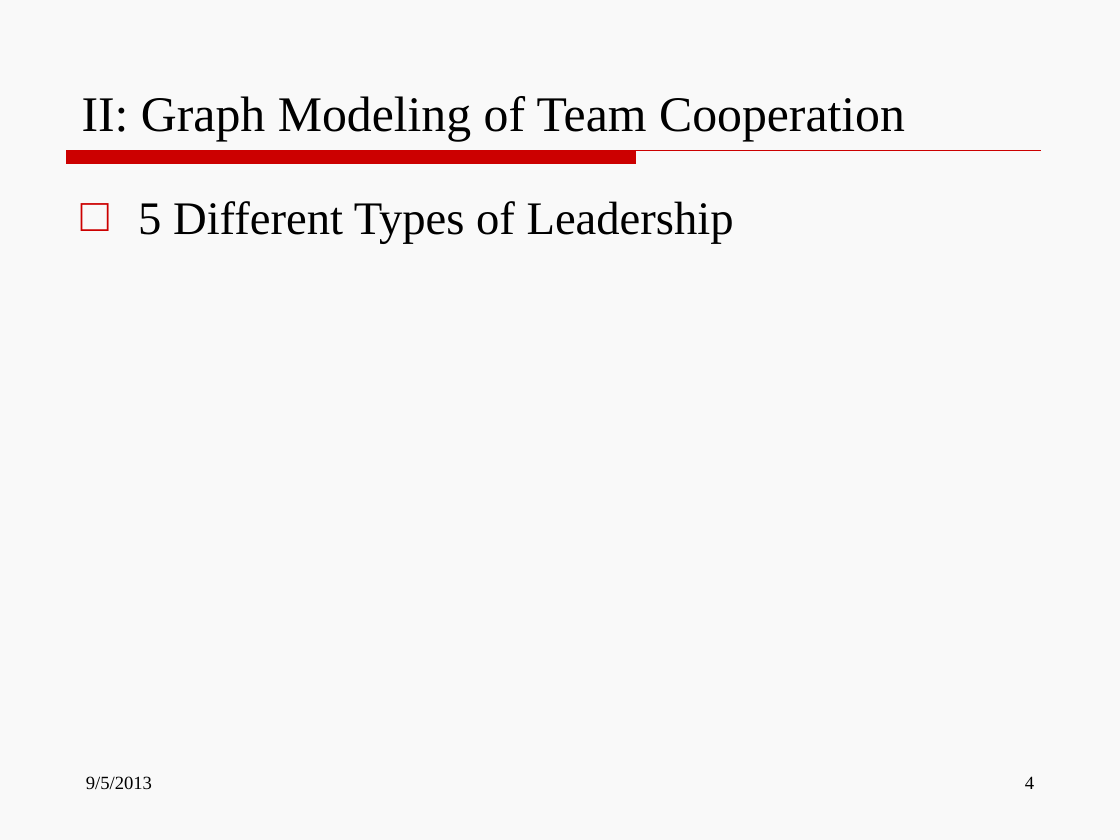
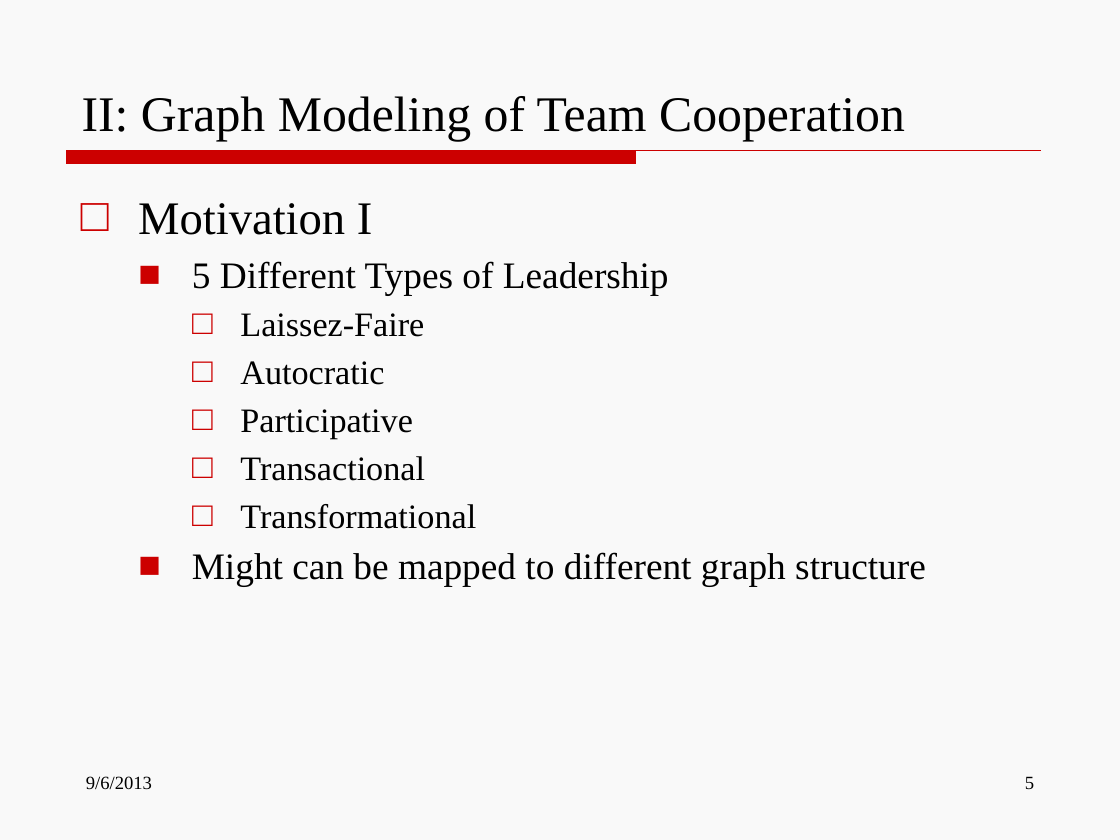
Before and after one commit to wencanluo/NLPFall2013, a slide deck: slide 5 of doc/More Ideas-Wencan.pptx (slide 4 before the commit). Drawn at 1120x840 pixels with LibreOffice and Linux fonts; fonts in the diff are those of the drawing. Boxes give left, top, right and bottom in pixels: in the first picture for what was removed or moved away, otherwise in the second. Text is boxed around its words. In the diff, an @@ line names an element or a change of style, - is before the commit and + after.

```diff
--- a/doc/More Ideas-Wencan.pptx
+++ b/doc/More Ideas-Wencan.pptx
@@ text at box(138, 203, 373, 235): paragraph added @@
+□ Motivation I
@@ text at box(192, 261, 669, 295): size 30 to 24 pt in "5 Different Types of Leadership"; bullet □ to ■; list level 1 to 2 in "5 Different Types of Leadership" @@
@@ text at box(192, 313, 926, 587): paragraphs added @@
+    □ Laissez-Faire
+    □ Autocratic
+    □ Participative
+    □ Transactional
+    □ Transformational
+  ■ Might can be mapped to different graph structure
@@ text at box(86, 776, 152, 790): text changed @@
-9/5/2013
+9/6/2013
@@ page number at box(1025, 776, 1034, 789): text changed @@
-4
+5
```
Also in this commit, not shown: 8 other slides changed, 2 slides added, 1 other file.
